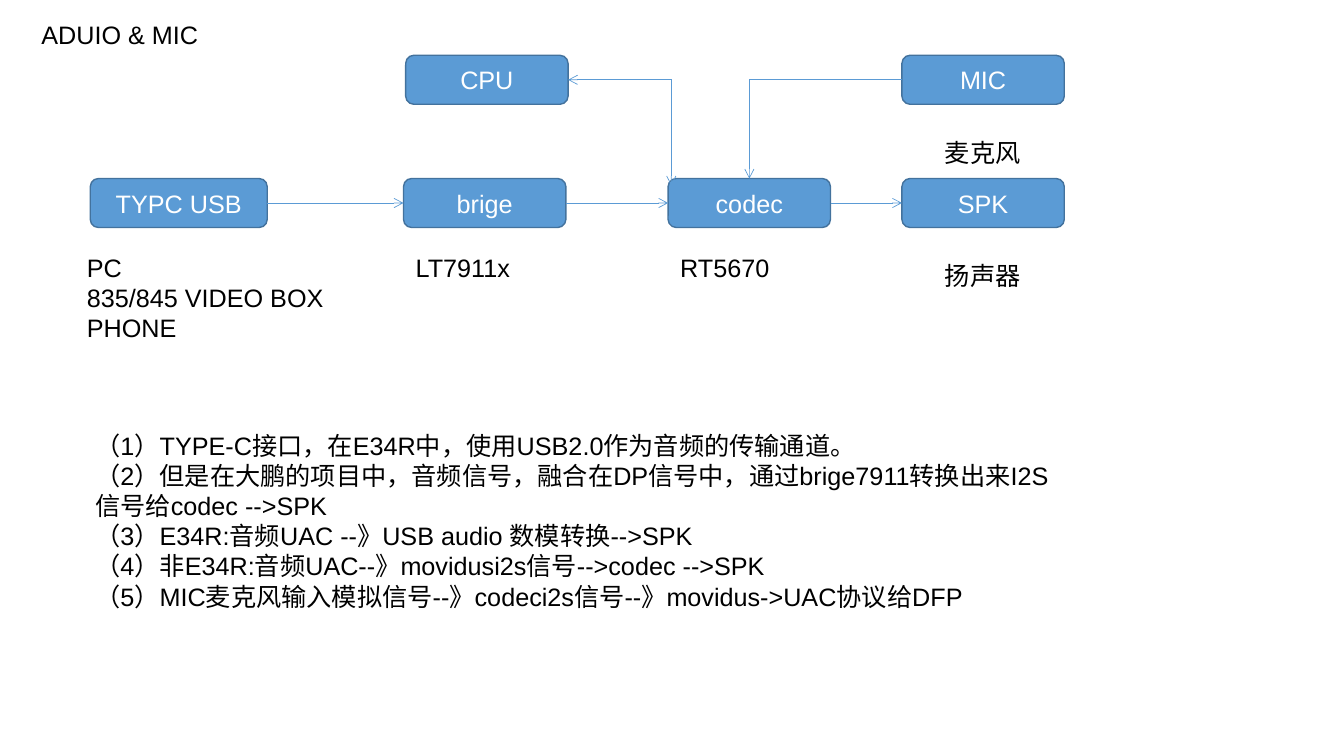
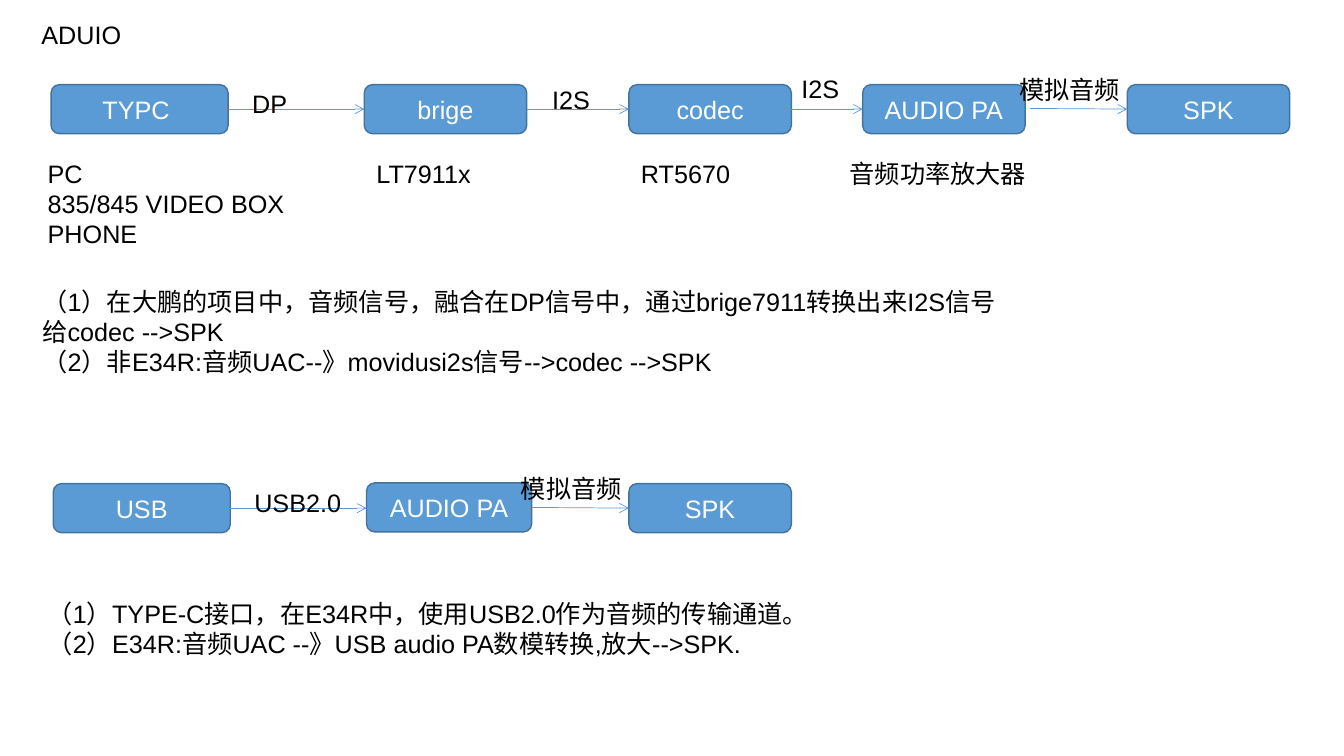
Before and after one commit to xiangyu199378/workdaily, a slide deck: slide 9 of workdoc/framework/BringUp.pptx. Drawn at 1344x756 pixels with LibreOffice and Linux fonts; fonts in the diff are those of the drawing. Boxes give left, top, right and bottom in pixels: in the first picture for what was removed or moved away, otherwise in the second. Text is boxed around its words. In the diff, an @@ line names an element or a change of style, - is before the commit and + after.

```diff
--- a/workdoc/framework/BringUp.pptx
+++ b/workdoc/framework/BringUp.pptx
@@ text at (x1=41, y1=26, x2=121, y2=45): text changed @@
-ADUIO & MIC
+ADUIO
@@ rounded rectangle removed at (x1=406, y1=55, x2=569, y2=105) @@
-CPU
@@ rounded rectangle removed at (x1=902, y1=55, x2=1065, y2=105) @@
-MIC
@@ 3 texts, 3 rounded rectangles, 3 arrows moved together from (x1=87, y1=178, x2=902, y2=338) to (x1=48, y1=85, x2=863, y2=244) @@
@@ elbow double arrow removed from (569, 80) to (671, 186) @@
@@ elbow arrow removed from (902, 80) to (749, 178) @@
@@ text added at (x1=801, y1=80, x2=839, y2=99), 18 pt, text #000000 @@
+I2S
@@ rounded rectangle added at (x1=863, y1=85, x2=1025, y2=134), fill #5B9BD5, outline #43739E 1 pt, 18 pt, text #FFFFFF @@
+AUDIO PA
@@ text added at (x1=1019, y1=77, x2=1120, y2=105), 18 pt, text #000000 @@
+模拟音频
@@ rounded rectangle added at (x1=1127, y1=85, x2=1290, y2=134), fill #5B9BD5, outline #43739E 1 pt, 18 pt, text #FFFFFF @@
+SPK
@@ text in rounded rectangle at (x1=102, y1=101, x2=169, y2=119): text changed @@
-TYPC USB
+TYPC
@@ text added at (x1=252, y1=95, x2=287, y2=113), 18 pt, text #000000 @@
+DP
@@ text added at (x1=552, y1=91, x2=590, y2=110), 18 pt, text #000000 @@
+I2S
@@ arrow added from (1030, 109) to (1127, 109), #5B9BD5 0.5 pt @@
@@ text removed at (x1=945, y1=140, x2=1021, y2=164) @@
-麦克风
@@ text at (x1=850, y1=161, x2=1026, y2=185): text changed @@
-扬声器
+音频功率放大器
@@ text at (x1=42, y1=289, x2=995, y2=374): text changed @@
-（1）TYPE-C接口，在E34R中，使用USB2.0作为音频的传输通道。
-（2）但是在大鹏的项目中，音频信号，融合在DP信号中，通过brige7911转换出来I2S信号给codec -->SPK
-（3）E34R:音频UAC --》USB audio 数模转换-->SPK
-（4）非E34R:音频UAC--》movidusi2s信号-->codec -->SPK
-（5）MIC麦克风输入模拟信号--》codeci2s信号--》movidus->UAC协议给DFP
+（1）在大鹏的项目中，音频信号，融合在DP信号中，通过brige7911转换出来I2S信号给codec -->SPK
+（2）非E34R:音频UAC--》movidusi2s信号-->codec -->SPK
@@ text added at (x1=521, y1=476, x2=622, y2=504), 18 pt, text #000000 @@
+模拟音频
@@ rounded rectangle added at (x1=53, y1=484, x2=231, y2=533), fill #5B9BD5, outline #43739E 1 pt, 18 pt, text #FFFFFF @@
+USB
@@ arrow added from (230, 508) to (367, 508), #5B9BD5 0.5 pt @@
@@ text added at (x1=254, y1=494, x2=341, y2=513), 18 pt, text #000000 @@
+USB2.0
@@ rounded rectangle added at (x1=367, y1=483, x2=532, y2=532), fill #5B9BD5, outline #43739E 1 pt, 18 pt, text #FFFFFF @@
+AUDIO PA
@@ arrow added from (531, 507) to (629, 508), #5B9BD5 0.5 pt @@
@@ rounded rectangle "SPK" moved from (x1=902, y1=178, x2=1065, y2=228) to (x1=629, y1=484, x2=791, y2=533) @@
@@ text added at (x1=48, y1=601, x2=808, y2=657), 18 pt, text #000000 @@
+（1）TYPE-C接口，在E34R中，使用USB2.0作为音频的传输通道。
+（2）E34R:音频UAC --》USB audio PA数模转换,放大-->SPK.
```
Also in this commit, not shown: 5 other slides changed, 1 slide added, 7 other files.
